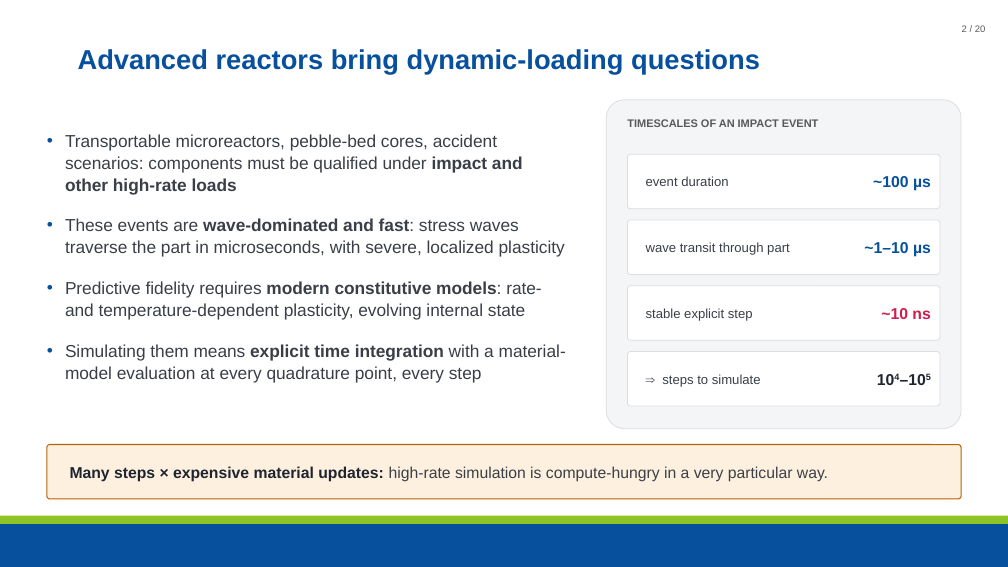
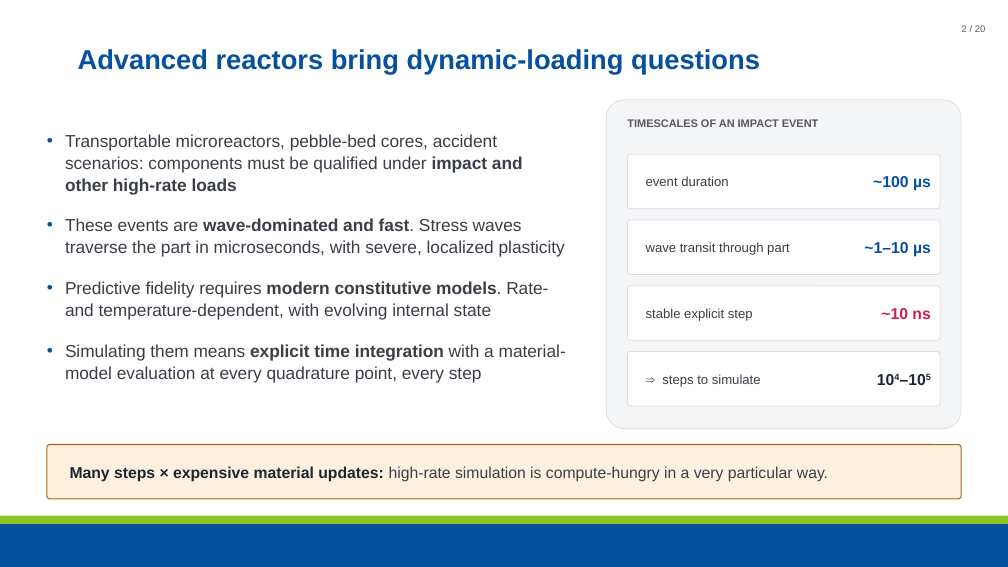
Before and after one commit to maxnezdyur/marlin, a slide deck: slide 2 of examples/impact/slide_assets/WCCM_NEML2_explicit_dynamics_v2.pptx. Drawn at 1008x567 pixels with LibreOffice and Linux fonts; fonts in the diff are those of the drawing; background and template pictures are left out. Boxes give left, top, right and bottom in pixels: in the first picture for what was removed or moved away, otherwise in the second. Text is boxed around its words. In the diff, an @@ line names an element or a change of style, - is before the commit and + after.

```diff
--- a/examples/impact/slide_assets/WCCM_NEML2_explicit_dynamics_v2.pptx
+++ b/examples/impact/slide_assets/WCCM_NEML2_explicit_dynamics_v2.pptx
@@ text at [65, 218, 565, 320]: text changed @@
-• These events are wave-dominated and fast: stress waves traverse the part in microseconds, with severe, localized plasticity
-• Predictive fidelity requires modern constitutive models: rate- and temperature-dependent plasticity, evolving internal state
+• These events are wave-dominated and fast. Stress waves traverse the part in microseconds, with severe, localized plasticity
+• Predictive fidelity requires modern constitutive models. Rate- and temperature-dependent, with evolving internal state
```
Also in this commit, not shown: 13 other slides changed, 1 other file.
